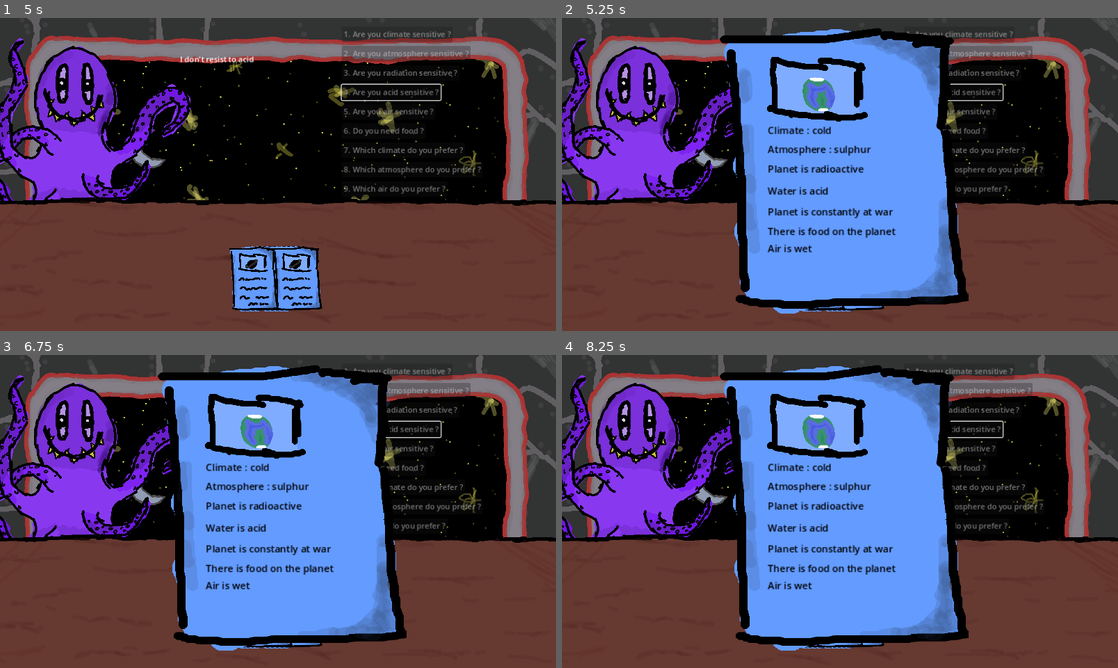
Above: before the commit, frames 1-4 (two rows, left to right).
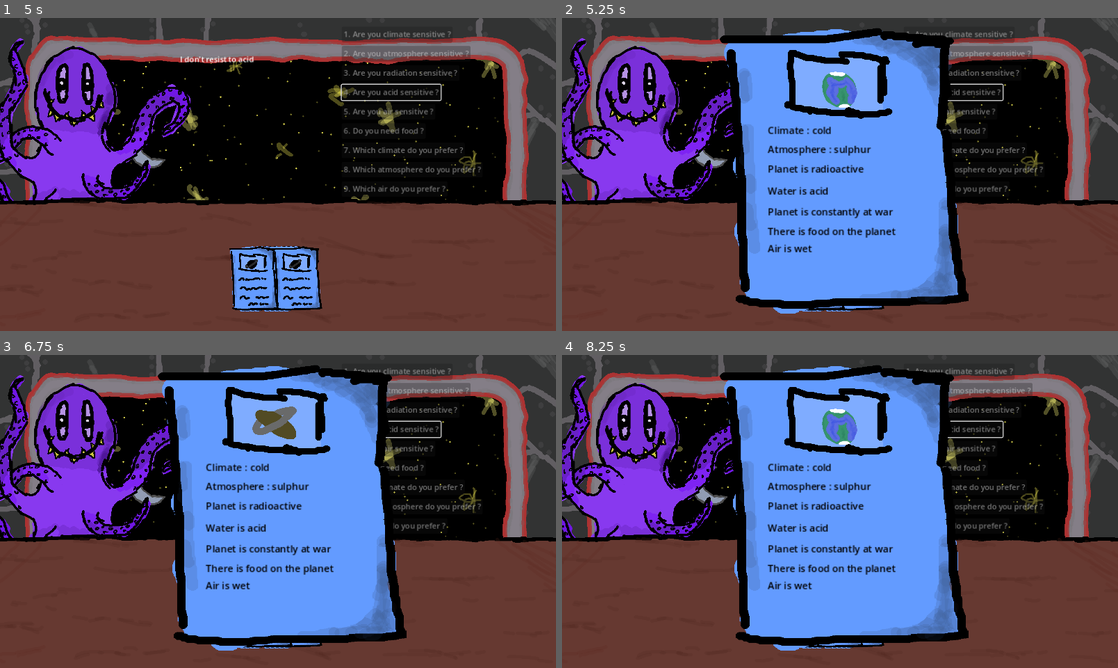
Above: after the commit, the same moments.

Repository: Pixel-Punks/trijam-289
Game: Godot game, scene res://scenes/start_screen.tscn
The game is run twice, just before and just after one commit, with the same random seed, the same clock (stepped at 60 frames per second) and the same inputs.
Inputs (mouse positions are in pixels of both pictures, inside the frame that each line leads up to):
- Up to frame 1 (5 s): click "START" at 0.5 s; click "1. Are you climate sensitive ?" at 1.25 s; click "2. Are you atmosphere sensiti…" at 2 s; click "3. Are you radiation sensitiv…" at 2.75 s; click "4. Are you acid sensitive ?" at 3.5 s; move the mouse to (255, 277) at 4.27 s; press the mouse at (255, 277) at 4.28 s
- Up to frame 2 (5.25 s): tap Enter at 5 s; move the mouse to (823, 277) at 5.02 s; release the mouse at (823, 277) at 5.03 s; right-click (823, 277) at 5.1 s
- Up to frame 3 (6.75 s): tap Space at 5.75 s; move the mouse to (261, 614) at 5.77 s; press the mouse at (261, 614) at 5.78 s; tap Enter at 6.5 s; move the mouse to (266, 614) at 6.52 s; release the mouse at (266, 614) at 6.53 s; right-click (266, 614) at 6.6 s
- Up to frame 4 (8.25 s): tap Space at 7.25 s; move the mouse to (828, 614) at 7.27 s; press the mouse at (828, 614) at 7.28 s; tap Enter at 8 s; move the mouse to (840, 614) at 8.02 s; release the mouse at (840, 614) at 8.03 s; right-click (840, 614) at 8.1 s

Frame 1 is identical in both runs. In frame 2, 3.5% of the frame differs, in the area x 36-60%, y 10-34%; in frame 3, 3.6%; in frame 4, 3.5%.

Commit message:
[feat] planet sprites are now random

Diff:
--- a/scenes/planet_details.tscn
+++ b/scenes/planet_details.tscn
@@ -1,9 +1,10 @@
-[gd_scene load_steps=5 format=3 uid="uid://dq1xey4c2wn0n"]
+[gd_scene load_steps=6 format=3 uid="uid://dq1xey4c2wn0n"]
 
 [ext_resource type="Texture2D" uid="uid://cqjqo0strcyy8" path="res://assets/flyers/flyer_zoom_1.png" id="1_lwe1a"]
 [ext_resource type="Script" path="res://scripts/planet_details.gd" id="1_vds5a"]
 [ext_resource type="Texture2D" uid="uid://svyiaiu4dbnj" path="res://assets/flyers/flyer_clean.png" id="3_q4yay"]
 [ext_resource type="AudioStream" uid="uid://nsjhdg117nle" path="res://assets/sounds/others/hologram-up.wav" id="4_i80j7"]
+[ext_resource type="Texture2D" uid="uid://y5kwqwete7j" path="res://assets/flyers/flyer_zoom_2.png" id="5_pb6hh"]
 
 [node name="PlanetDetails" type="Node2D"]
 position = Vector2(0, 1)
@@ -21,10 +22,12 @@
 text = "Air"
 metadata/_edit_use_anchors_ = true
 
-[node name="Sprite2D2" type="Sprite2D" parent="."]
+[node name="PlanetSprite1" type="Sprite2D" parent="."]
+unique_name_in_owner = true
+visible = false
 z_index = 1
-position = Vector2(89.9999, 95.9999)
-scale = Vector2(0.167969, 0.167969)
+position = Vector2(123.887, 87.8451)
+scale = Vector2(0.180348, 0.177734)
 texture = ExtResource("1_lwe1a")
 
 [node name="ClimateLabel" type="Label" parent="."]
@@ -101,3 +104,11 @@
 [node name="HoloUpStreamPlayer" type="AudioStreamPlayer" parent="."]
 unique_name_in_owner = true
 stream = ExtResource("4_i80j7")
+
+[node name="PlanetSprite2" type="Sprite2D" parent="."]
+unique_name_in_owner = true
+visible = false
+z_index = 1
+position = Vector2(123.887, 87.8451)
+scale = Vector2(0.180348, 0.177734)
+texture = ExtResource("5_pb6hh")
--- a/scripts/planet_details.gd
+++ b/scripts/planet_details.gd
@@ -8,7 +8,9 @@
 @onready var holo_up_sound : AudioStreamPlayer = %HoloUpStreamPlayer
 @onready var food_label : Label = %FoodLabel
 @onready var air_label : Label = %AirLabel
+@onready var planet_sprites : Array[Sprite2D] = [%PlanetSprite1, %PlanetSprite2]
 var planet : Planet
+var rng = RandomNumberGenerator.new()
 
 # Called when the node enters the scene tree for the first time.
 func _ready():
@@ -47,5 +49,11 @@
 	air_label.text = "Air is " + planet.air
 
 func on_visibility_changed():
+	if rng.randi() % 2 == 0:
+		planet_sprites[0].visible = true
+		planet_sprites[1].visible = false
+	else:
+		planet_sprites[0].visible = false
+		planet_sprites[1].visible = true
 	if visible:
 		holo_up_sound.play()
